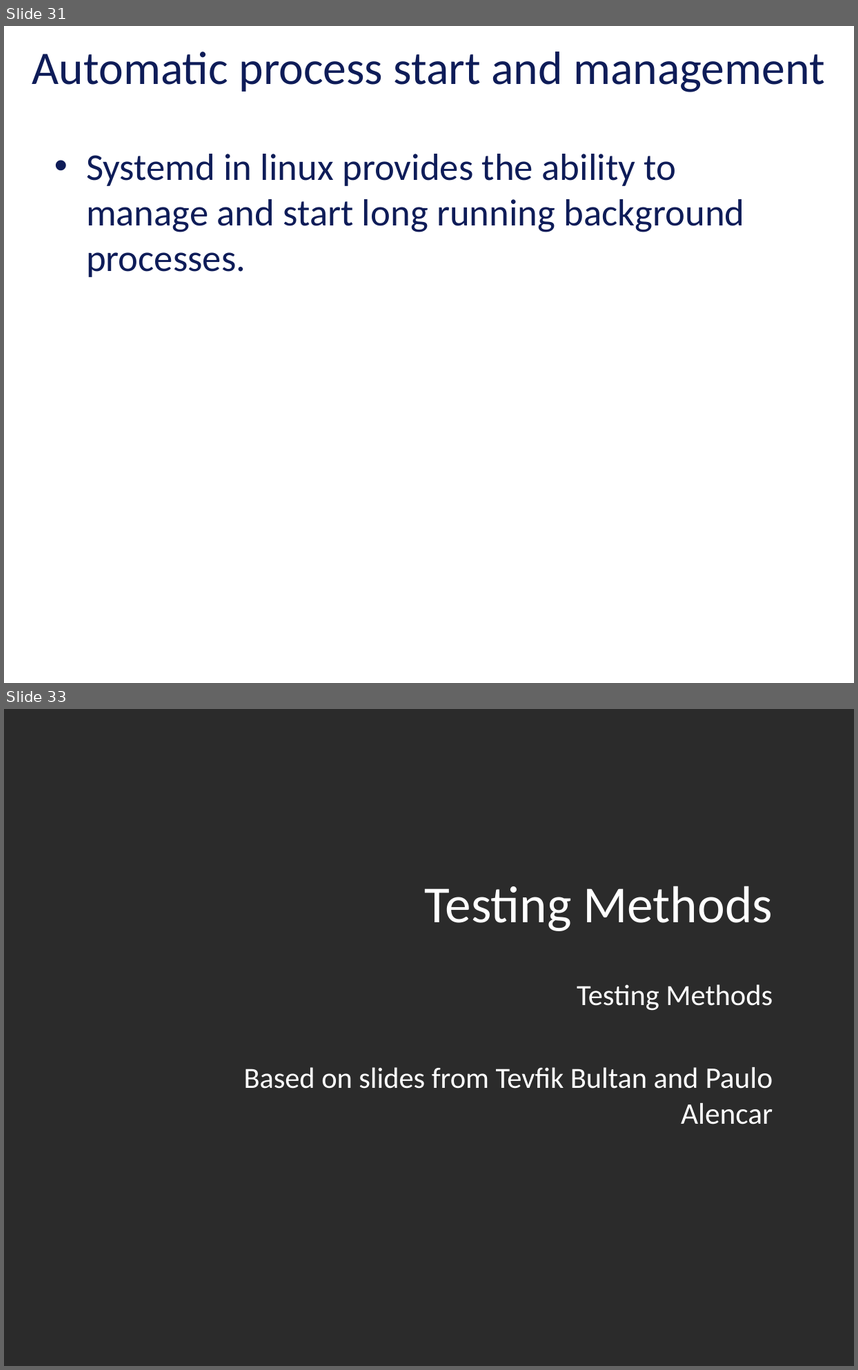
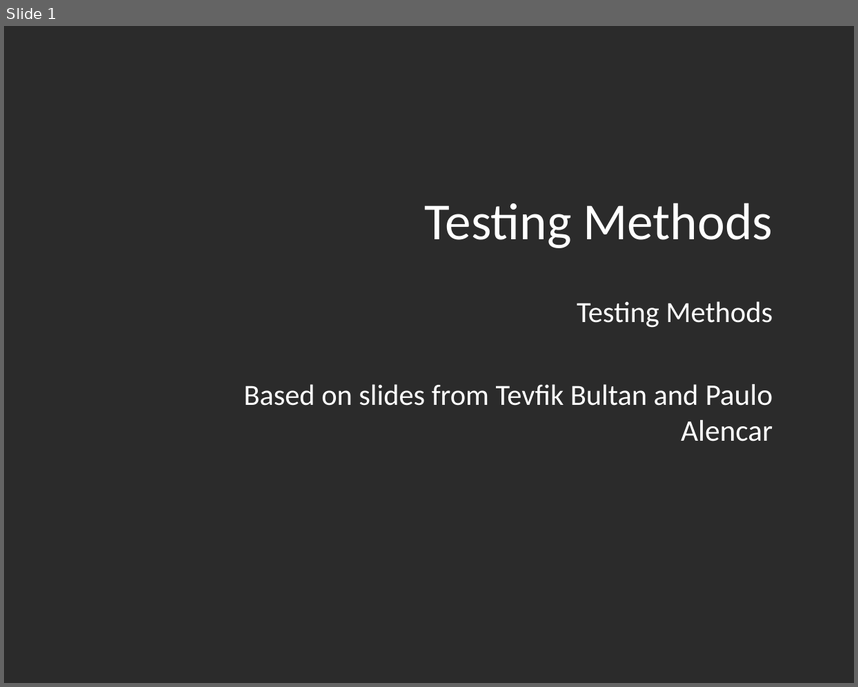
Before and after one commit to vu-resilient-distributed-systems/lectures-fall-2019, a slide deck: Module-4-Finding-Failures/04_01-testing.pptx. Shown one above the other, each under a label of ours: slides 31 and 33 before the commit, slide 1 after it; the slides between them are not shown. The pictures are 858x1370 and 858x687 pixels, drawn with LibreOffice and Linux fonts; fonts in the diff are those of the drawing; background and template pictures are left out; a plain dark background stands for a picture behind light text. Boxes give left, top, right and bottom in pixels: in the first picture for what was removed or moved away, otherwise in the second. Text is boxed around its words. In the diff, an @@ line names an element or a change of style, - is before the commit and + after.

```diff
--- a/Module-4-Finding-Failures/04_01-testing.pptx
+++ b/Module-4-Finding-Failures/04_01-testing.pptx
@@ slide 31 removed at <box>4,26,854,683</box>, background picture (left out) @@
@@ title removed at <box>32,52,825,92</box> @@
-Automatic process start and management
@@ text removed at <box>86,154,745,277</box> @@
-• Systemd in linux provides the ability to manage and start long running background processes.
@@ what was slide 33 is now slide 1 @@
```
Also in this commit, not shown: 31 other slides removed, 1 other file.
